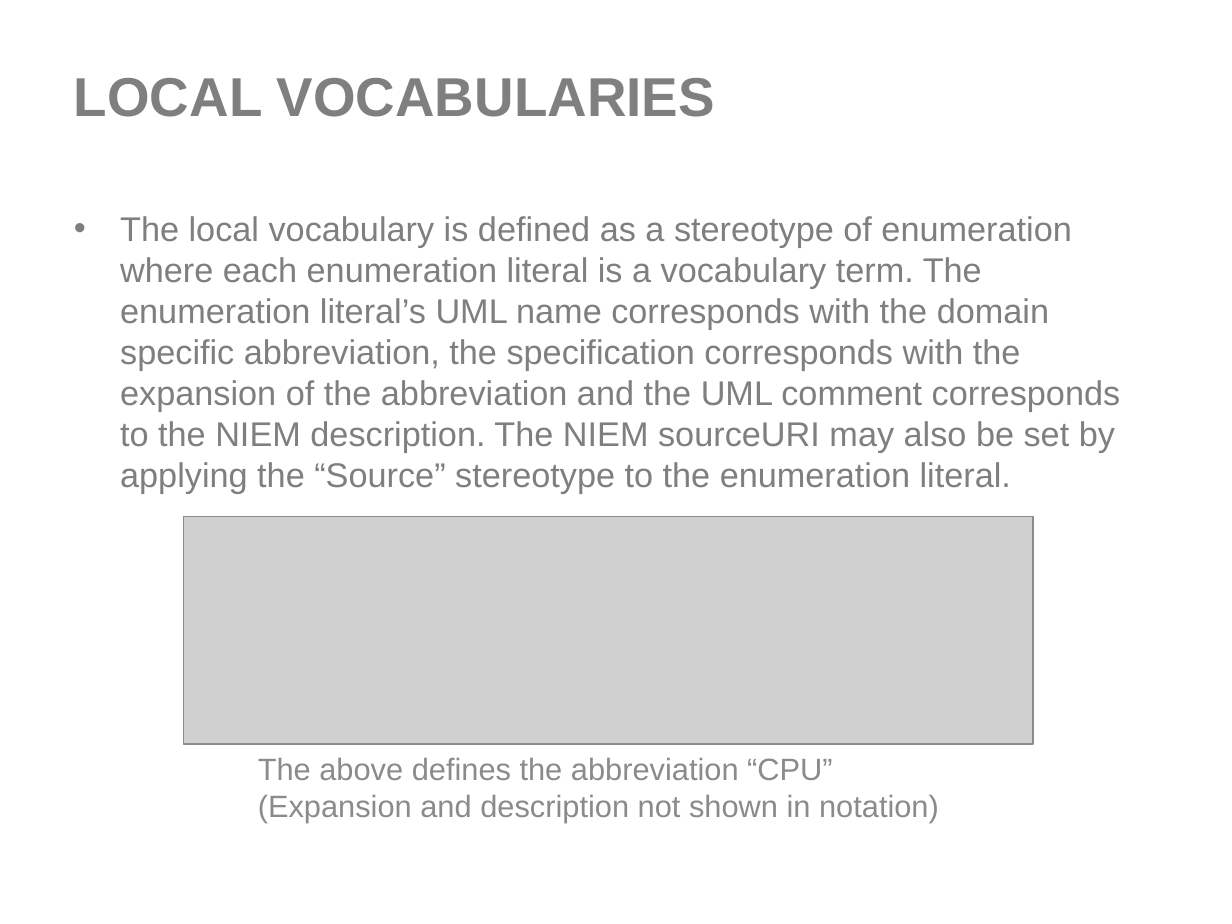
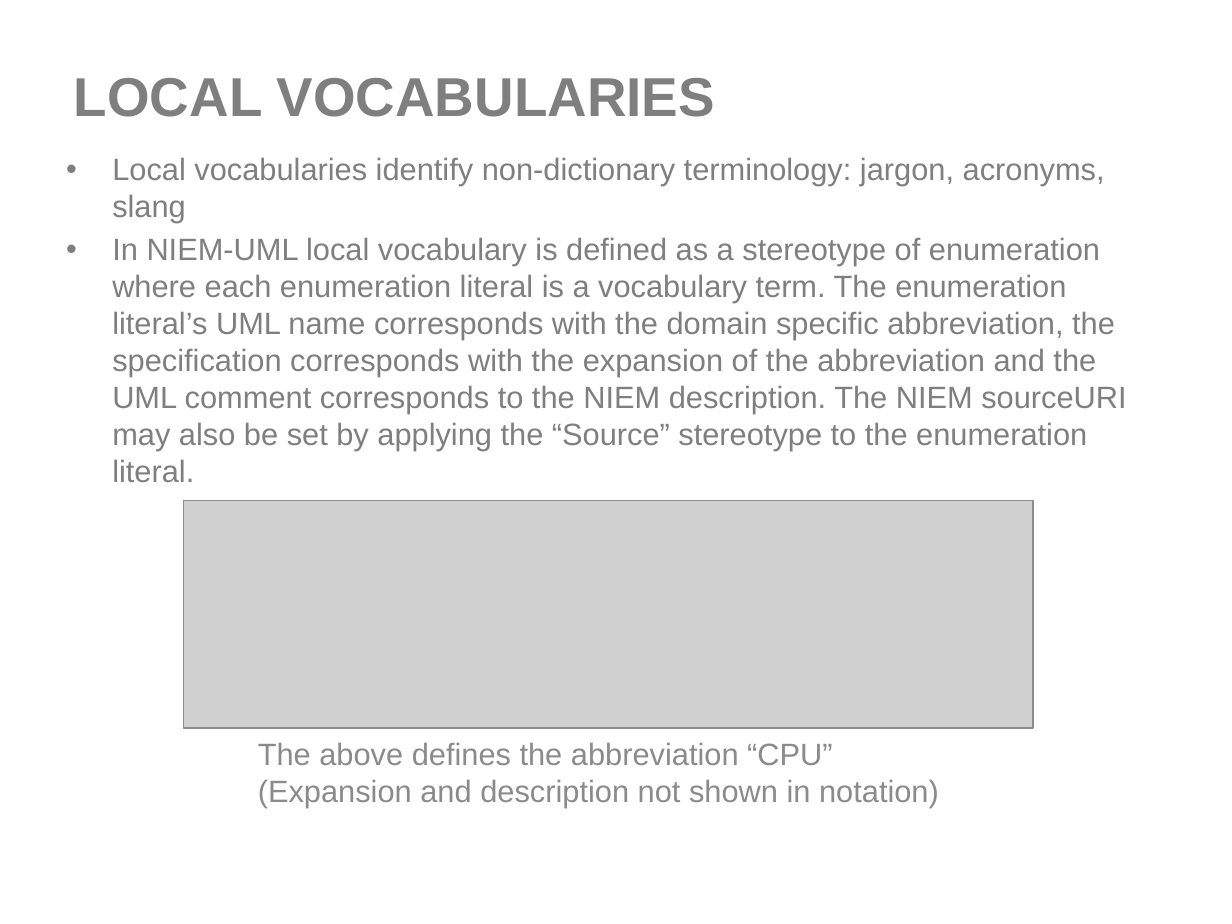
Before and after one commit to NIEM/NIEM-UML, a slide deck: slide 18 of Presentations/NIEM-UML-3-InitialSubmission.pptx (slide 11 before the commit). Drawn at 1232x924 pixels with LibreOffice and Linux fonts; fonts in the diff are those of the drawing; grey boxes stand for pictures; background and template pictures are left out. Boxes give left, top, right and bottom in pixels: in the first picture for what was removed or moved away, otherwise in the second. Text is boxed around its words. In the diff, an @@ line names an element or a change of style, - is before the commit and + after.

Commit message:
Presentation updated with NIEM-XML changes

```diff
--- a/Presentations/NIEM-UML-3-InitialSubmission.pptx
+++ b/Presentations/NIEM-UML-3-InitialSubmission.pptx
@@ text at bbox=[112, 157, 1126, 482]: text changed; size 20 to 18 pt @@
-• The local vocabulary is defined as a stereotype of enumeration where each enumeration literal is a vocabulary term. The enumeration literal’s UML name corresponds with the domain specific abbreviation, the specification corresponds with the expansion of the abbreviation and the UML comment corresponds to the NIEM description. The NIEM sourceURI may also be set by applying the “Source” stereotype to the enumeration literal.
+• Local vocabularies identify non-dictionary terminology: jargon, acronyms, slang
+• In NIEM-UML local vocabulary is defined as a stereotype of enumeration where each enumeration literal is a vocabulary term. The enumeration literal’s UML name corresponds with the domain specific abbreviation, the specification corresponds with the expansion of the abbreviation and the UML comment corresponds to the NIEM description. The NIEM sourceURI may also be set by applying the “Source” stereotype to the enumeration literal.
@@ picture: place and size @@
-picture at bbox=[184, 516, 1034, 744]
+picture at bbox=[184, 500, 1034, 728]
@@ text "The above defines the abbreviation ...": place and size @@
-text "The above defines the abbreviation ..." at bbox=[258, 758, 939, 823]
+text "The above defines the abbreviation ..." at bbox=[258, 743, 939, 808]
```
Also in this commit, not shown: 8 other slides changed, 16 slides added, 1 slide removed, 2 other files.
